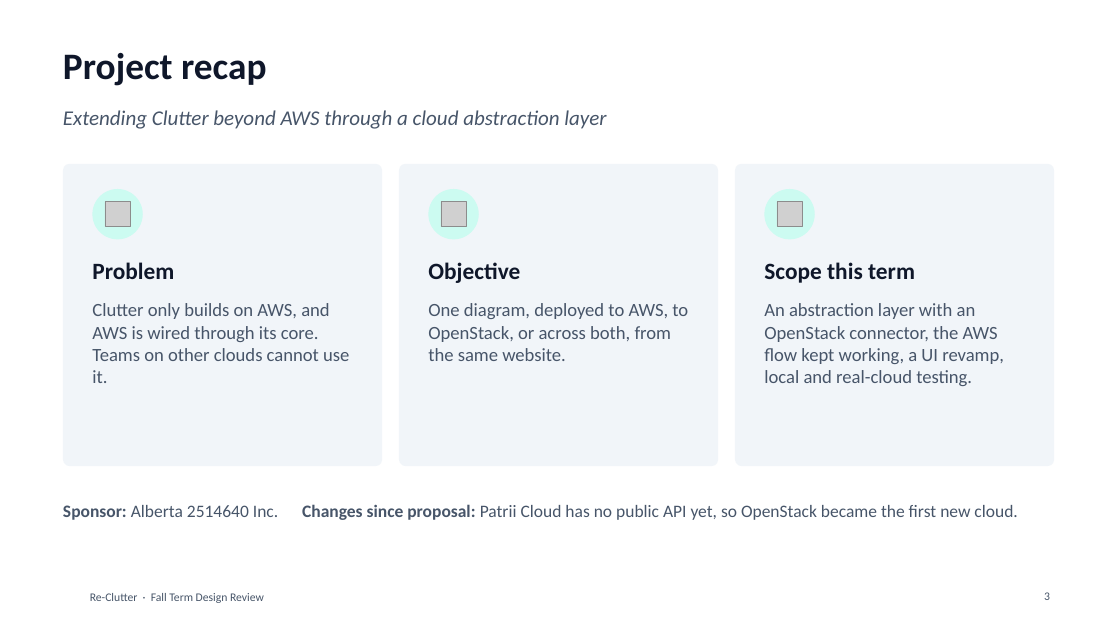
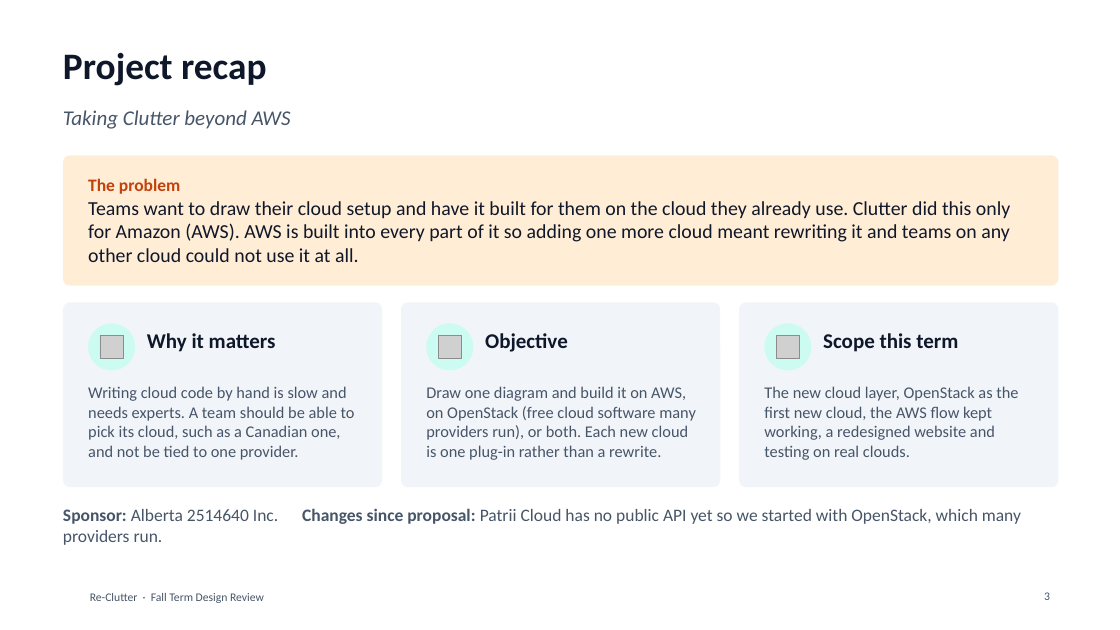
Before and after one commit to Alberta2514640/clutter, a slide deck: slide 3 of deliverables/Re-Clutter_Fall_Design_Review_Software.pptx. Drawn at 1120x630 pixels with LibreOffice and Linux fonts; fonts in the diff are those of the drawing; grey boxes stand for pictures; background and template pictures are left out. Boxes give left, top, right and bottom in pixels: in the first picture for what was removed or moved away, otherwise in the second. Text is boxed around its words. In the diff, an @@ line names an element or a change of style, - is before the commit and + after.

Commit message:
Make the design review deck accurate and plain for outside readers
Rebuild the fall design review deck after a fact check against the
real-cloud, local and test-plan reports: correct overstated claims,
add what is not proven yet, explain cloud terms at first use, state the
current asks (AWS organization permissions with the sponsor), and add a
clearer problem statement.

```diff
--- a/deliverables/Re-Clutter_Fall_Design_Review_Software.pptx
+++ b/deliverables/Re-Clutter_Fall_Design_Review_Software.pptx
@@ text at (63,110,291,129): text changed @@
-Extending Clutter beyond AWS through a cloud abstraction layer
+Taking Clutter beyond AWS
@@ rounded rectangle added at (63,155,1059,286), fill #FFEDD5 @@
@@ text added at (88,178,1010,262), 17 pt, text #0F172A @@
+The problem
+Teams want to draw their cloud setup and have it built for them on the cloud they already use. Clutter did this only for Amazon (AWS). AWS is built into every part of it so adding one more cloud meant rewriting it and teams on any other cloud could not use it at all.
@@ picture removed at (105,202,130,227) @@
@@ text removed at (92,262,174,279) @@
-Problem
@@ rounded rectangle: place and size @@
-rounded rectangle at (63,164,382,466)
+rounded rectangle at (63,302,382,487)
@@ ellipse: place and size @@
-ellipse at (92,189,143,239)
+ellipse at (88,323,135,371)
@@ text removed at (92,303,349,383) @@
-Clutter only builds on AWS, and AWS is wired through its core. Teams on other clouds cannot use it.
@@ rounded rectangle: place and size @@
-rounded rectangle at (399,164,718,466)
+rounded rectangle at (402,302,721,487)
@@ 2 ellipses, 1 picture: place and size @@
-2 ellipses, 1 picture at (429,189,815,239)
+2 ellipses, 1 picture at (427,323,812,371)
@@ text removed at (428,303,688,361) @@
-One diagram, deployed to AWS, to OpenStack, or across both, from the same website.
@@ text "Objective": place and size @@
-text "Objective" at (428,262,520,283)
+text "Objective" at (485,333,568,352)
@@ text "Objective" at (485,333,568,352): size 20 to 18 pt @@
@@ proportions changed in 3 elements at (63,302,382,487), (402,302,721,487), (739,302,1059,487) @@
@@ rounded rectangle: place and size @@
-rounded rectangle at (735,164,1054,466)
+rounded rectangle at (739,302,1059,487)
@@ text "Scope this term" at (823,333,958,352): size 20 to 18 pt @@
@@ text "Scope this term": place and size @@
-text "Scope this term" at (764,262,915,283)
+text "Scope this term" at (823,333,958,352)
@@ picture added at (100,335,124,359) @@
@@ text added at (147,333,276,352), 18 pt, text #0F172A, bold @@
+Why it matters
@@ picture: place and size @@
-picture at (441,202,466,227)
+picture at (438,335,461,359)
@@ text added at (88,386,355,460), 14 pt, text #475569 @@
+Writing cloud code by hand is slow and needs experts. A team should be able to pick its cloud, such as a Canadian one, and not be tied to one provider.
@@ text added at (426,386,696,460), 14 pt, text #475569 @@
+Draw one diagram and build it on AWS, on OpenStack (free cloud software many providers run), or both. Each new cloud is one plug-in rather than a rewrite.
@@ text at (764,386,1018,460): text changed; size 16 to 14 pt @@
-An abstraction layer with an OpenStack connector, the AWS flow kept working, a UI revamp, local and real-cloud testing.
+The new cloud layer, OpenStack as the first new cloud, the AWS flow kept working, a redesigned website and testing on real clouds.
@@ text at (63,508,1021,524): text changed @@
-Sponsor: Alberta 2514640 Inc. Changes since proposal: Patrii Cloud has no public API yet, so OpenStack became the first new cloud.
+Sponsor: Alberta 2514640 Inc. Changes since proposal: Patrii Cloud has no public API yet so we started with OpenStack, which many providers run.
```
Also in this commit, not shown: 18 other slides changed, 2 slides added, 2 slides removed.
